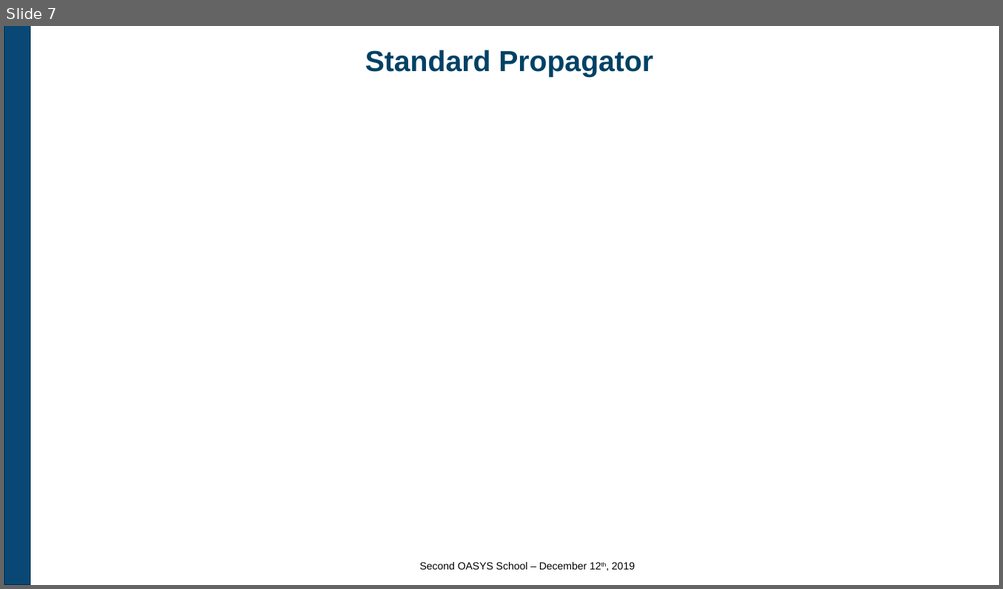
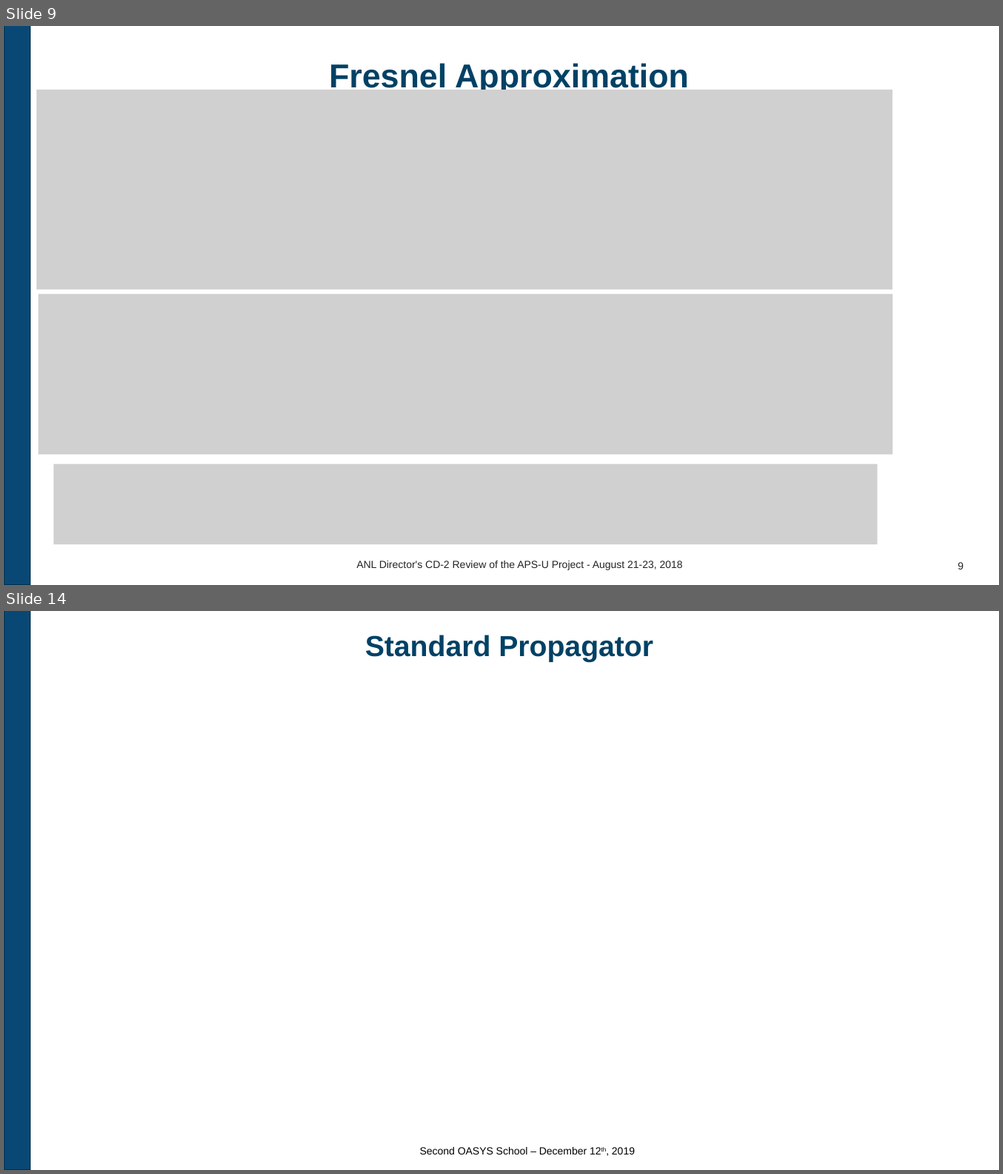
Before and after one commit to oasys-kit/oasys_school, a slide deck: second/slides/2_Introduction_to_SRW.pptx. Shown one above the other, each under a label of ours: slide 7 before the commit, slides 9 and 14 after it; the slides between them are not shown. The pictures are 1003x589 and 1003x1174 pixels, drawn with LibreOffice and Linux fonts; fonts in the diff are those of the drawing; grey boxes stand for pictures; background and template pictures are left out. Boxes give left, top, right and bottom in pixels: in the first picture for what was removed or moved away, otherwise in the second. Text is boxed around its words. In the diff, an @@ line names an element or a change of style, - is before the commit and + after.

```diff
--- a/second/slides/2_Introduction_to_SRW.pptx
+++ b/second/slides/2_Introduction_to_SRW.pptx
@@ slide 9 added at [4, 26, 999, 585], background #FFFFFF; not listed: 1 template element that a slide beside it also shows @@
@@ title added at [329, 63, 688, 94], 32 pt, text #004165, bold @@
+Fresnel Approximation
@@ picture added at [36, 90, 892, 289] @@
@@ picture added at [38, 294, 893, 454] @@
@@ picture added at [54, 465, 878, 545] @@
@@ text added at [356, 561, 683, 571], 10 pt, text #232425 @@
+ANL Director's CD-2 Review of the APS-U Project - August 21-23, 2018
@@ page number added at [957, 562, 963, 570], 10 pt, text #232425 @@
+9
@@ what was slide 7 is now slide 14 @@
```
Also in this commit, not shown: 6 slides changed, 6 other slides added.
